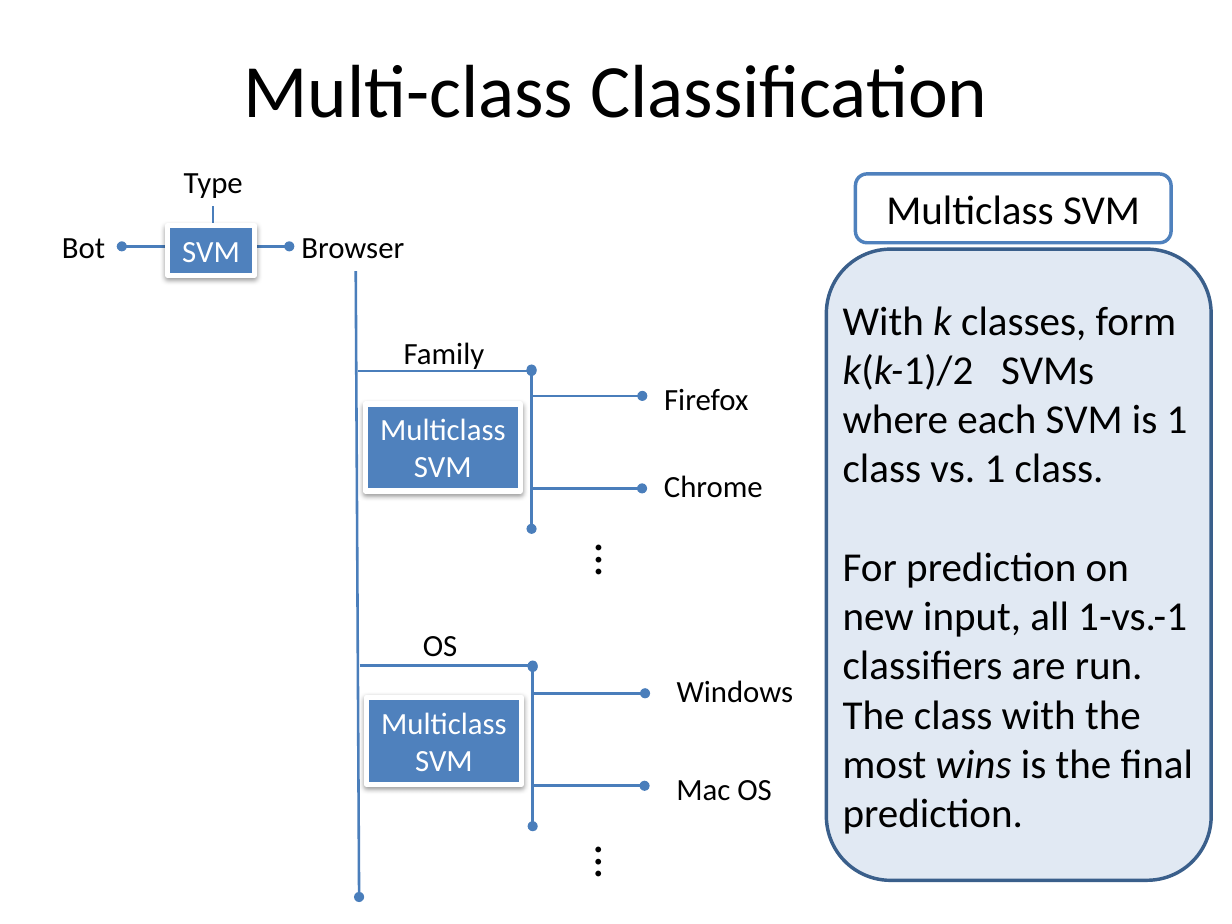
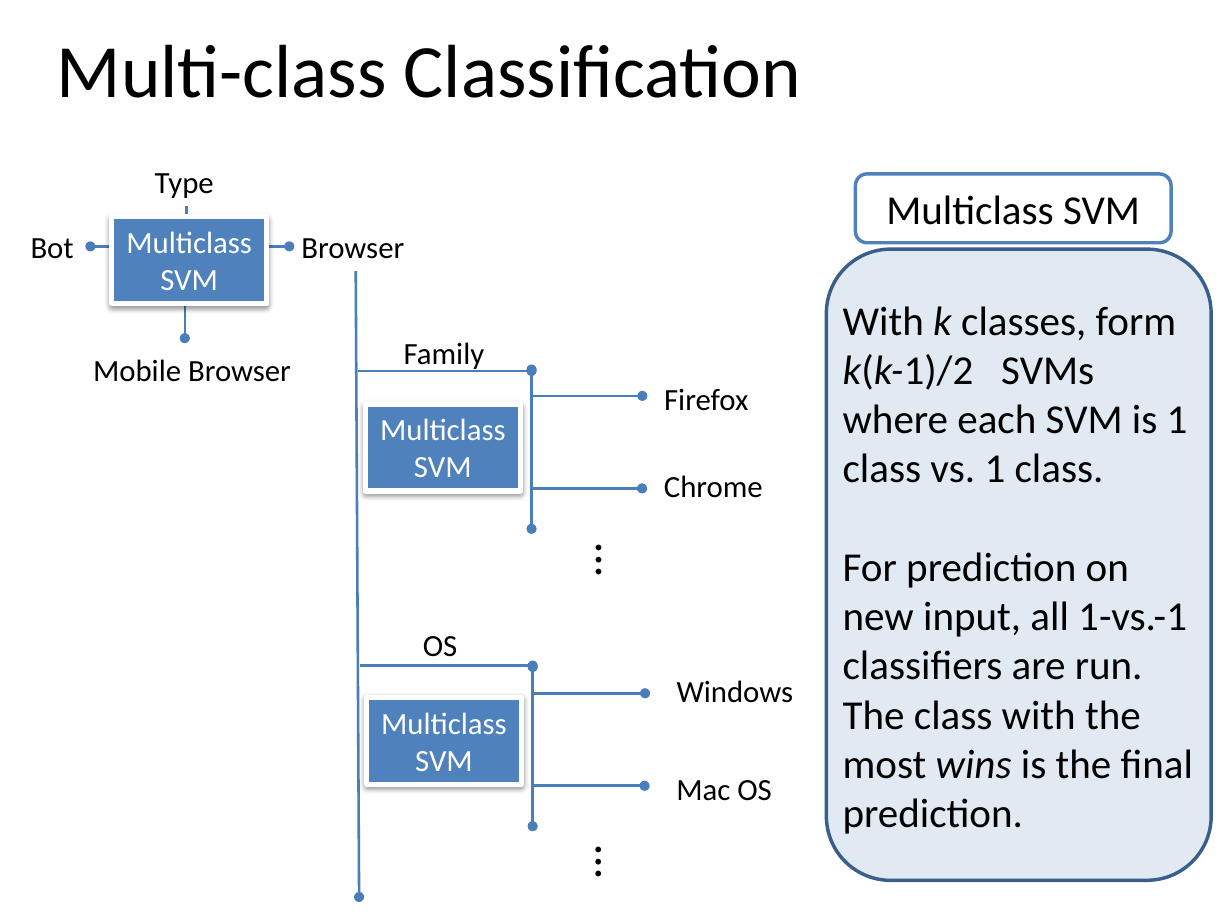
Before and after one commit to bholley/maul, a slide deck: slide 5 of poster/poster.pptx. Drawn at 1232x924 pixels with LibreOffice and Linux fonts; fonts in the diff are those of the drawing. Boxes give left, top, right and bottom in pixels: in the first picture for what was removed or moved away, otherwise in the second. Text is boxed around its words. In the diff, an @@ line names an element or a change of style, - is before the commit and + after.

```diff
--- a/poster/poster.pptx
+++ b/poster/poster.pptx
@@ title "Multi-class Classification": place and size @@
-title "Multi-class Classification" at [243, 64, 987, 118]
+title "Multi-class Classification" at [57, 44, 801, 98]
@@ text "Type": place and size @@
-text "Type" at [184, 173, 243, 198]
+text "Type" at [155, 173, 214, 198]
@@ line moved from (213, 206) - (213, 246) to (186, 206) - (186, 246) @@
@@ text "Bot": place and size @@
-text "Bot" at [62, 238, 105, 259]
+text "Bot" at [31, 238, 74, 259]
@@ rectangle "Multiclass SVM": place and size @@
-rectangle "Multiclass SVM" at [168, 225, 255, 275]
+rectangle "Multiclass SVM" at [112, 217, 267, 304]
@@ text in rectangle at [126, 231, 252, 290]: text changed @@
-SVM
+Multiclass SVM
@@ double arrow moved from (122, 246) - (290, 246) to (90, 246) - (290, 246) @@
@@ arrow added from (185, 245) to (185, 339), #4B7EBC 1.5 pt @@
@@ text added at [93, 359, 291, 382], 18 pt, text #000000 @@
+Mobile Browser
```
Also in this commit, not shown: 3 other slides changed, 1 slide added, 1 slide removed, 1 other file.
